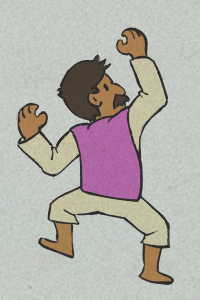
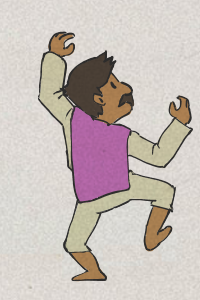
Layered file, before and after one edit (w=200, h=300). Changes by layer:
showed "ink_05", painted on it over <box>38,31,193,282</box>
showed "col_05", painted on it over <box>39,33,193,282</box>
hid "ink_01", opacity 100% → 31% over <box>15,27,174,285</box>
hid "col_01", painted on it over <box>17,26,174,286</box>
hid "polis" over <box>0,0,200,300</box>
